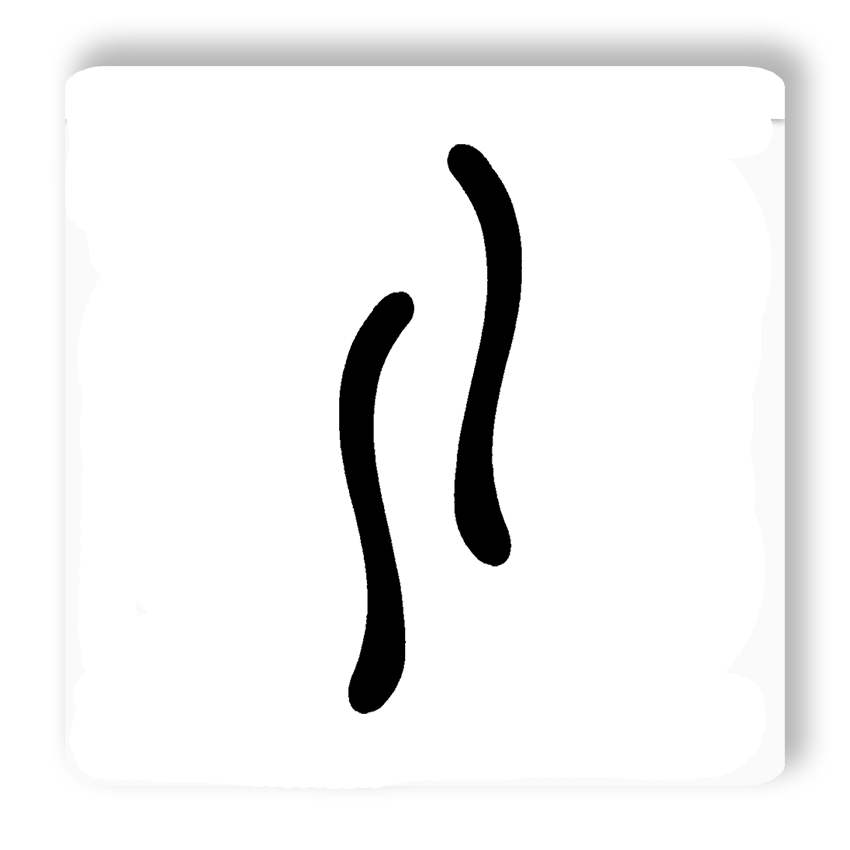
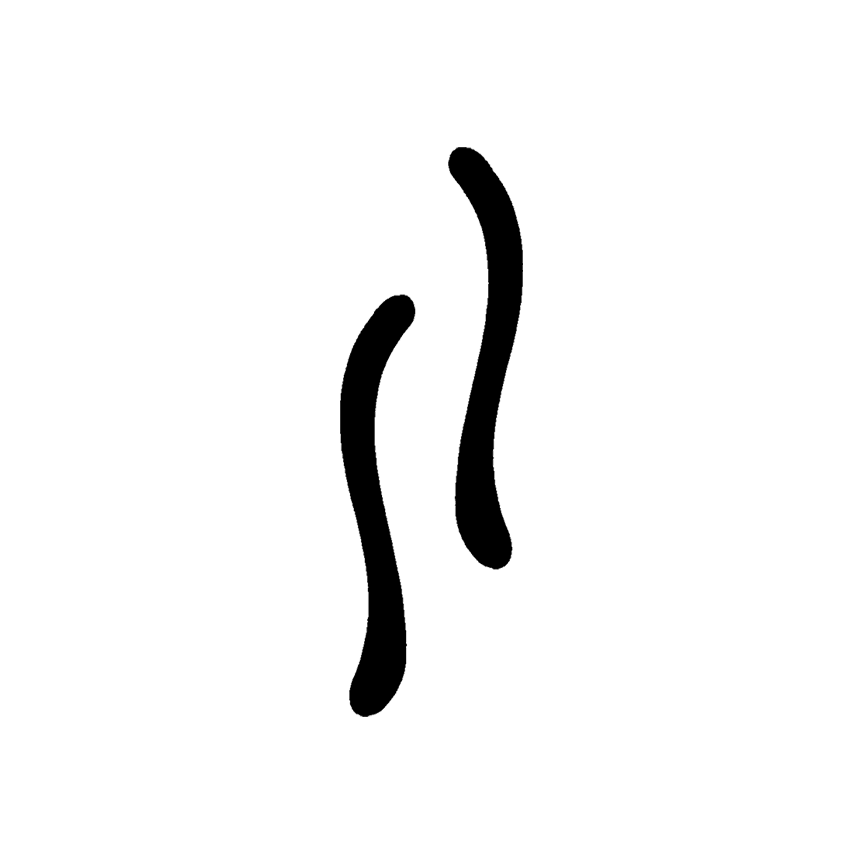
The second (850, 850) image is a revision of the first. Changes to its layers:
painted on "logo" over [left=339, top=144, right=729, bottom=717]
renamed "help" to "Rounded Border Rect", hid it, painted on it over [left=65, top=66, right=785, bottom=789]
hid "background", painted on it over [left=54, top=21, right=828, bottom=798]
